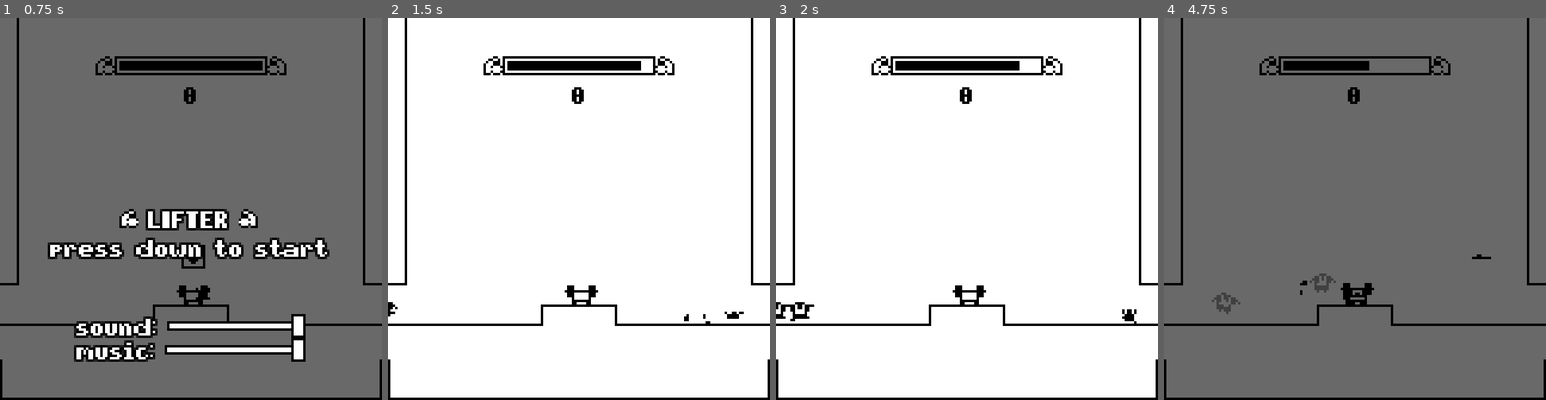
Above: before the commit, frames 1-4 (left to right).
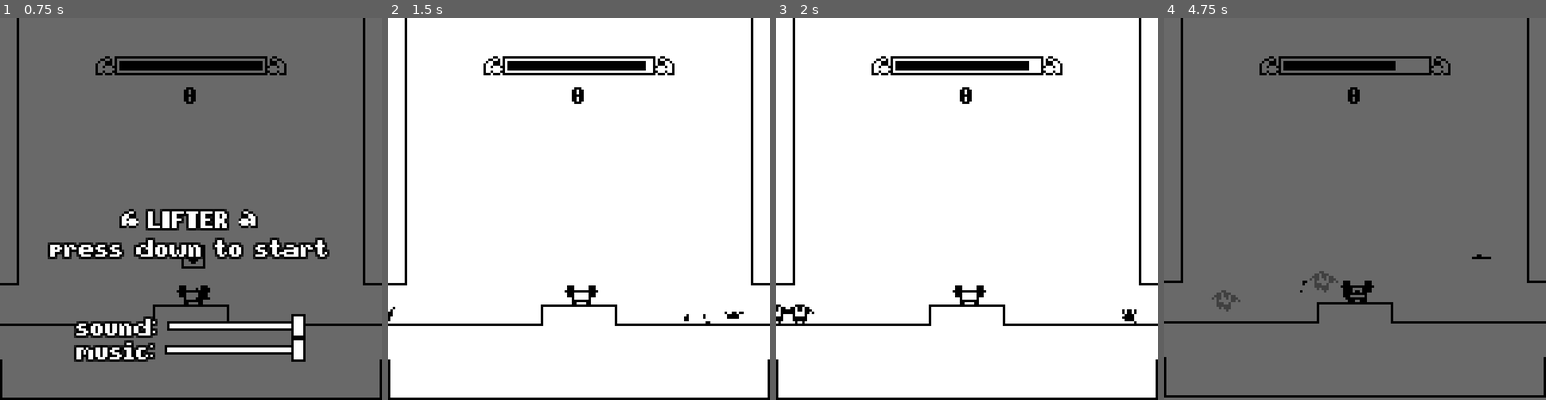
Above: after the commit, the same moments.

Repository: cauehenrique/lifter-game
Game: Godot game, scene res://game.tscn
The game is run twice, just before and just after one commit, with the same random seed, the same clock (stepped at 60 frames per second) and the same inputs.
Inputs:
- Up to frame 1 (0.75 s): hold Right (player_right) from 0.53 s (still down); hold Down (player_lift) from 0.53 s (still down)
- Up to frame 2 (1.5 s): keep holding Right (player_right); tap Up (player_jump) at 0.77 s; release Down (player_lift) at 1.28 s; tap Down (player_lift) at 1.35 s
- Up to frame 3 (2 s): keep holding Right (player_right); tap Up (player_jump) at 1.52 s
- Up to frame 4 (4.75 s): release Right (player_right) at 2.03 s; hold Left (player_left) 2.03-2.78 s; hold Down (player_lift) 2.03-2.78 s; hold Right (player_right) 2.78-4.28 s; tap Down (player_lift) at 2.85, 4.35 s; tap Up (player_jump) at 3.02, 3.77, 4.52 s; hold Down (player_lift) 3.53-4.28 s; hold Left (player_left) from 4.28 s (still down)

Frame 1 is identical in both runs. In frame 2, less than 0.1% of the frame differs, in the area x 0-68%, y 11-80%; in frame 3, 0.3%; in frame 4, 3.2%, in the area x 0-100%, y 11-100%.

Commit message:
Stable version released!

Diff:
--- a/project.godot
+++ b/project.godot
@@ -72,6 +72,7 @@
 "events": [ Object(InputEventKey,"resource_local_to_scene":false,"resource_name":"","device":0,"alt":false,"shift":false,"control":false,"meta":false,"command":false,"pressed":false,"scancode":16777233,"unicode":0,"echo":false,"script":null)
 , Object(InputEventJoypadMotion,"resource_local_to_scene":false,"resource_name":"","device":0,"axis":0,"axis_value":1.0,"script":null)
 , Object(InputEventJoypadButton,"resource_local_to_scene":false,"resource_name":"","device":0,"button_index":15,"pressure":0.0,"pressed":false,"script":null)
+, Object(InputEventKey,"resource_local_to_scene":false,"resource_name":"","device":0,"alt":false,"shift":false,"control":false,"meta":false,"command":false,"pressed":false,"scancode":68,"unicode":0,"echo":false,"script":null)
  ]
 }
 player_left={
@@ -79,6 +80,7 @@
 "events": [ Object(InputEventKey,"resource_local_to_scene":false,"resource_name":"","device":0,"alt":false,"shift":false,"control":false,"meta":false,"command":false,"pressed":false,"scancode":16777231,"unicode":0,"echo":false,"script":null)
 , Object(InputEventJoypadMotion,"resource_local_to_scene":false,"resource_name":"","device":0,"axis":0,"axis_value":-1.0,"script":null)
 , Object(InputEventJoypadButton,"resource_local_to_scene":false,"resource_name":"","device":0,"button_index":14,"pressure":0.0,"pressed":false,"script":null)
+, Object(InputEventKey,"resource_local_to_scene":false,"resource_name":"","device":0,"alt":false,"shift":false,"control":false,"meta":false,"command":false,"pressed":false,"scancode":65,"unicode":0,"echo":false,"script":null)
  ]
 }
 player_jump={
@@ -86,11 +88,13 @@
 "events": [ Object(InputEventKey,"resource_local_to_scene":false,"resource_name":"","device":0,"alt":false,"shift":false,"control":false,"meta":false,"command":false,"pressed":false,"scancode":16777232,"unicode":0,"echo":false,"script":null)
 , Object(InputEventJoypadButton,"resource_local_to_scene":false,"resource_name":"","device":0,"button_index":0,"pressure":0.0,"pressed":false,"script":null)
 , Object(InputEventJoypadButton,"resource_local_to_scene":false,"resource_name":"","device":0,"button_index":12,"pressure":0.0,"pressed":false,"script":null)
+, Object(InputEventKey,"resource_local_to_scene":false,"resource_name":"","device":0,"alt":false,"shift":false,"control":false,"meta":false,"command":false,"pressed":false,"scancode":87,"unicode":0,"echo":false,"script":null)
  ]
 }
 game_restart={
 "deadzone": 0.5,
 "events": [ Object(InputEventKey,"resource_local_to_scene":false,"resource_name":"","device":0,"alt":false,"shift":false,"control":false,"meta":false,"command":false,"pressed":false,"scancode":82,"unicode":0,"echo":false,"script":null)
+, Object(InputEventJoypadButton,"resource_local_to_scene":false,"resource_name":"","device":0,"button_index":3,"pressure":0.0,"pressed":false,"script":null)
  ]
 }
 debug_visible={
@@ -103,6 +107,7 @@
 "events": [ Object(InputEventKey,"resource_local_to_scene":false,"resource_name":"","device":0,"alt":false,"shift":false,"control":false,"meta":false,"command":false,"pressed":false,"scancode":16777234,"unicode":0,"echo":false,"script":null)
 , Object(InputEventJoypadButton,"resource_local_to_scene":false,"resource_name":"","device":0,"button_index":2,"pressure":0.0,"pressed":false,"script":null)
 , Object(InputEventJoypadButton,"resource_local_to_scene":false,"resource_name":"","device":0,"button_index":13,"pressure":0.0,"pressed":false,"script":null)
+, Object(InputEventKey,"resource_local_to_scene":false,"resource_name":"","device":0,"alt":false,"shift":false,"control":false,"meta":false,"command":false,"pressed":false,"scancode":83,"unicode":0,"echo":false,"script":null)
  ]
 }
 
--- a/scenes/gordo.tscn
+++ b/scenes/gordo.tscn
@@ -46,7 +46,7 @@
 [node name="sprite" type="AnimatedSprite" parent="."]
 frames = SubResource( 6 )
 animation = "walk"
-frame = 1
+frame = 3
 playing = true
 offset = Vector2( 0, -6 )
 
--- a/scripts/gordo.gd
+++ b/scripts/gordo.gd
@@ -43,7 +43,7 @@
 	death()
 
 func step_timer_timeout() -> void:
-	Utils.get_main_camera().shake(1, 0.2)
+	Utils.get_main_camera().shake(0.8, 0.1)
 	smoke_particles()
 
 	step_sound.pitch_scale = rand_range(0.6, 1.2)
--- a/scripts/player.gd
+++ b/scripts/player.gd
@@ -92,7 +92,7 @@
 	if not Global.game_start:
 		return
 
-	Global.lose_power(5)
+	Global.lose_power(3)
 
 func death() -> void:
 	var corpse_instance : KinematicBody2D = player_corpse.instance()
Not shown, changed: .gitignore
Not shown, changed: builds/linux/Lifter.pck
Not shown, changed: builds/windows/Lifter.pck
